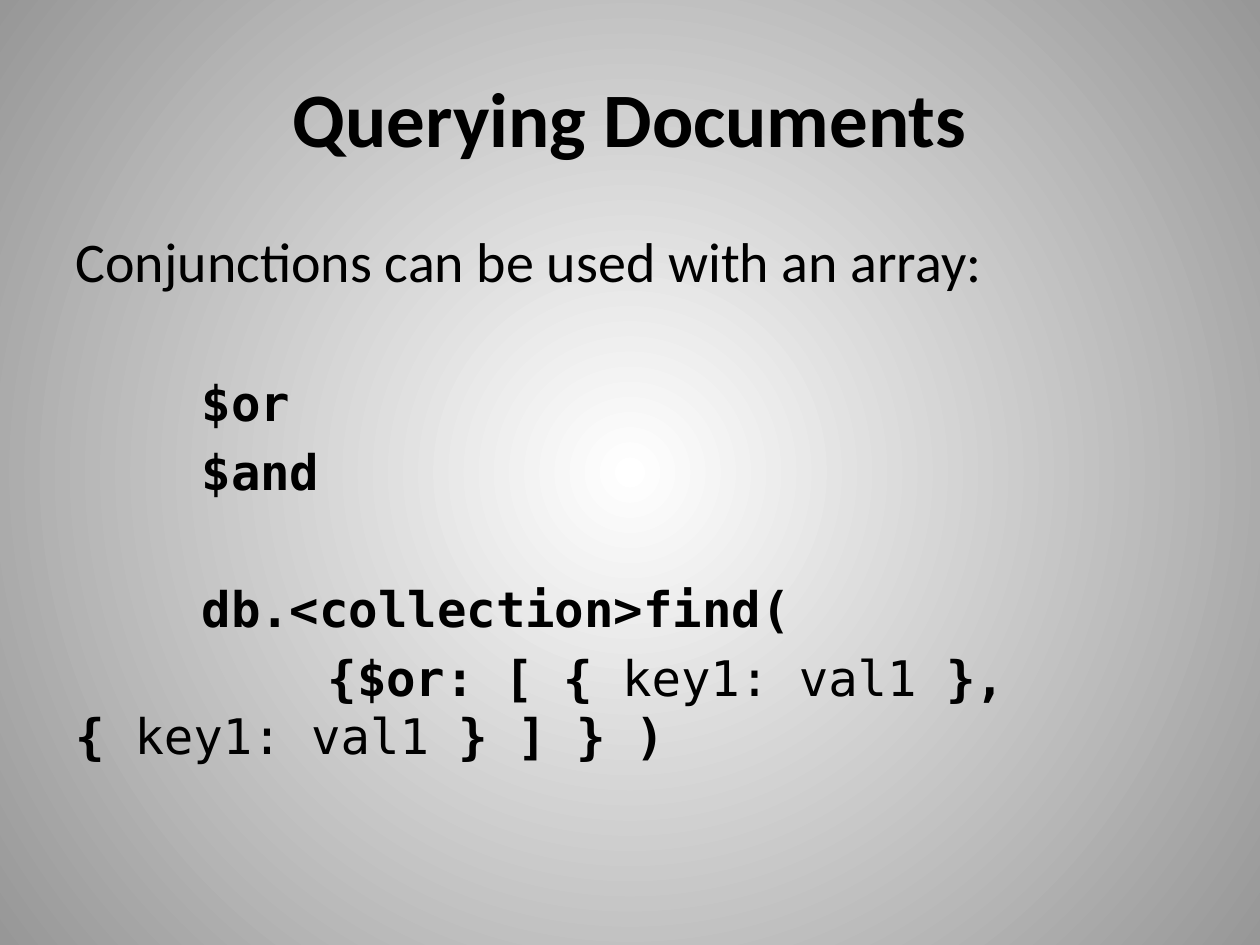
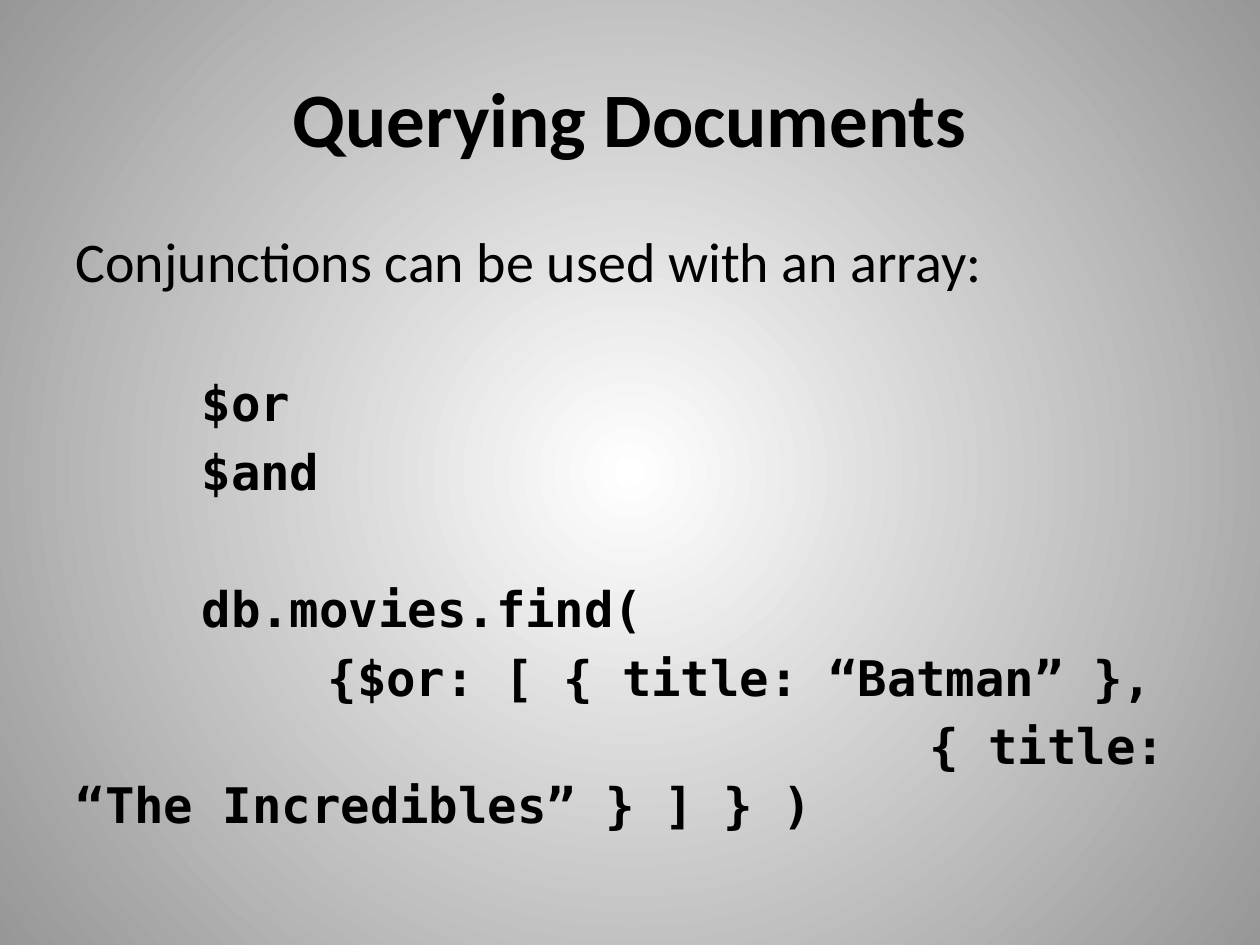
Before and after one commit to dvanvali/mongoDbPresentation, a slide deck: slide 15 of MongoDB.pptx (slide 14 before the commit). Drawn at 1260x945 pixels with LibreOffice and Linux fonts; fonts in the diff are those of the drawing. Boxes give left, top, right and bottom in pixels: in the first picture for what was removed or moved away, otherwise in the second. Text is boxed around its words. In the diff, an @@ line names an element or a change of style, - is before the commit and + after.

```diff
--- a/MongoDB.pptx
+++ b/MongoDB.pptx
@@ text at [76,587,1165,824]: text changed @@
-db.<collection>find(
-{$or: [ { key1: val1 }, { key1: val1 } ] } )
+db.movies.find(
+{$or: [ { title: “Batman” },
+{ title: “The Incredibles” } ] } )
```
Also in this commit, not shown: 11 other slides changed, 8 slides added, 2 slides removed.
